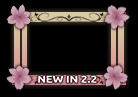
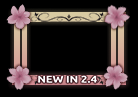
Comparing the layer stacks of the two 138×97 images. Changes:
painted on "NEW IN 1.5 make sure to add alpha" over 88, 74, 99, 85
